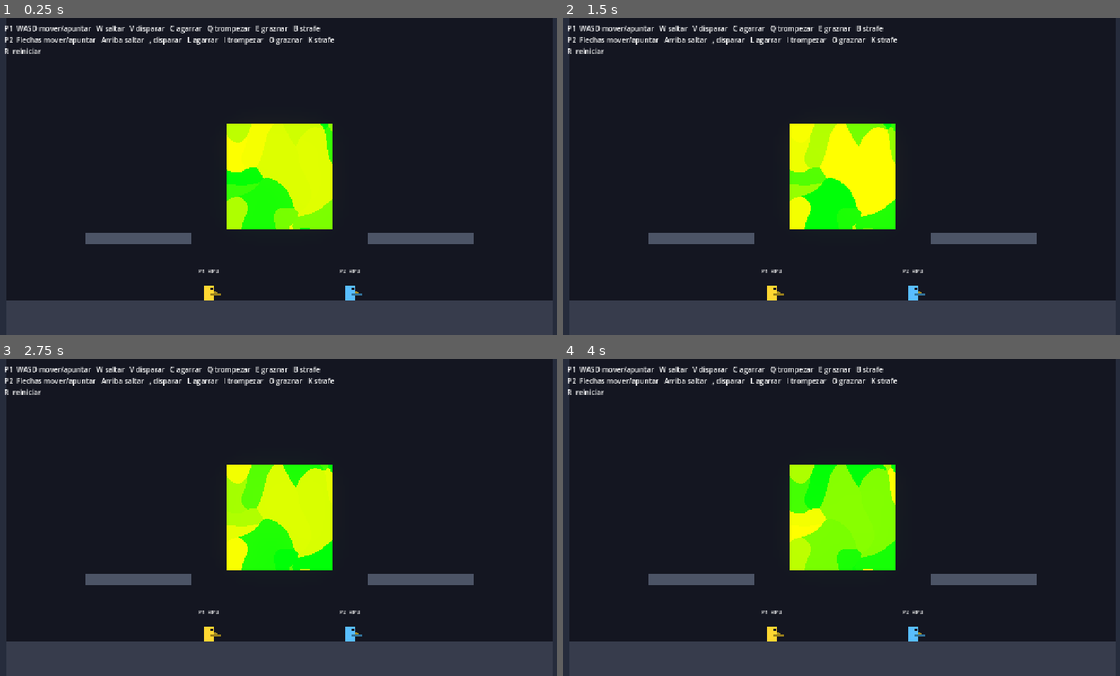
Above: before the commit, frames 1-4 (two rows, left to right).
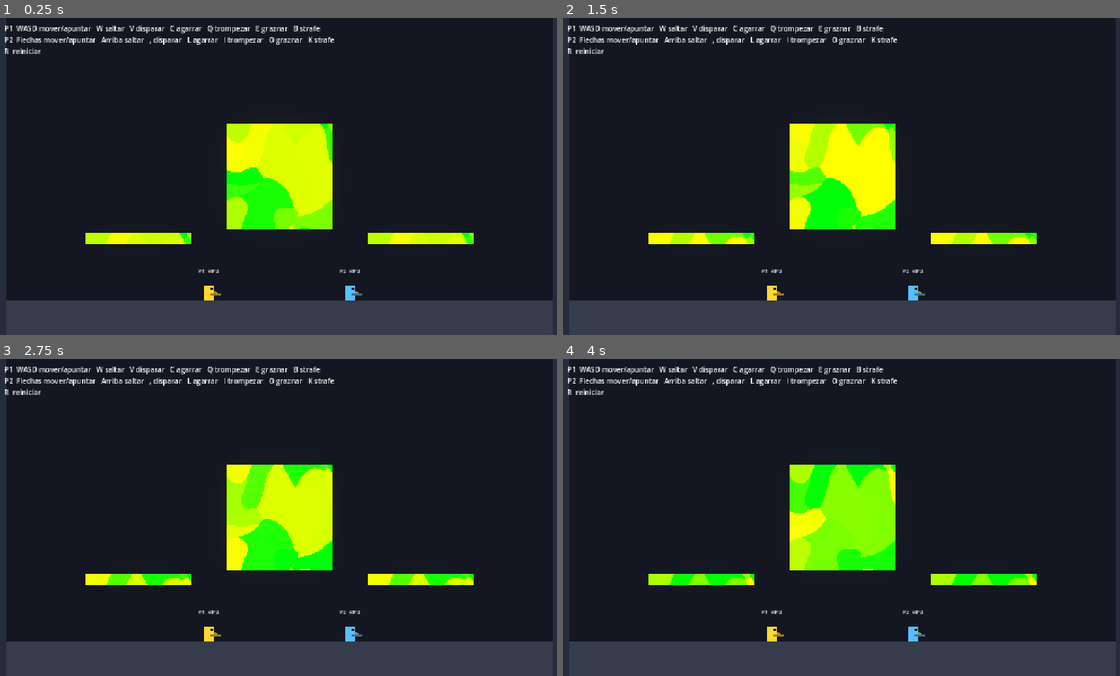
Above: after the commit, the same moments.

Repository: AdriR1ze/ONIET_Rounds
Game: Godot game, scene res://levels/test_level.tscn
Same seed, same stepped clock (60 frames per second), same inputs: the game is played once before the commit and once after it.
Inputs:
- Up to frame 1 (0.25 s): no input
- Up to frame 2 (1.5 s): no input
- Up to frame 3 (2.75 s): no input
- Up to frame 4 (4 s): no input

The runs differ from the first frame. In frame 1, 1.4% of the frame differs, in the area x 15-86%, y 67-72%; in frame 2, 1.4%; in frame 3, 1.4%; in frame 4, 1.4%.

Commit message:
arreglo shader y material

Diff:
--- /dev/null
+++ b/rounds/effects/material_paredes.tres
@@ -0,0 +1,24 @@
+[gd_resource type="ShaderMaterial" format=3 uid="uid://ccwrfo4kar0t2"]
+
+[ext_resource type="Shader" uid="uid://liu6cn6d71xg" path="res://effects/neon_grid.gdshader" id="1_ffcn0"]
+
+[sub_resource type="Gradient" id="Gradient_neon"]
+colors = PackedColorArray(0, 1, 0.05, 1, 1, 1, 0, 1)
+
+[sub_resource type="GradientTexture2D" id="GradientTexture2D_neon"]
+gradient = SubResource("Gradient_neon")
+width = 256
+height = 1
+fill_from = Vector2(0.9747475, 0)
+fill_to = Vector2(0, 0)
+metadata/_snap_enabled = true
+
+[resource]
+shader = ExtResource("1_ffcn0")
+shader_parameter/palette = SubResource("GradientTexture2D_neon")
+shader_parameter/cell_size = 80.0
+shader_parameter/jitter = 2.0
+shader_parameter/skip_chance = 0.55
+shader_parameter/warp_amount = 1.5
+shader_parameter/warp_scale = 1.0
+shader_parameter/color_speed = 0.6
--- a/rounds/effects/neon_grid.gdshader
+++ b/rounds/effects/neon_grid.gdshader
@@ -4,7 +4,8 @@
 // GradientTexture2D asignado a "palette". Con 2+ colores interpola solo.
 uniform sampler2D palette : source_color, hint_default_white;
 
-uniform vec2 cell_count = vec2(3.0, 3.0);
+// Tamaño de cada subdivisión en píxeles (independiente de la forma del objeto).
+uniform float cell_size = 80.0;
 uniform float jitter = 2.0;
 uniform float skip_chance = 0.55;
 
@@ -12,6 +13,8 @@
 uniform float warp_scale = 1.0;
 
 uniform float color_speed = 0.6;
+
+varying vec2 local_pos;
 
 float hash21(vec2 p) {
 	p = fract(p * vec2(123.34, 456.21));
@@ -30,11 +33,15 @@
 	return mix(mix(a, b, f.x), mix(c, d, f.x), f.y);
 }
 
+void vertex() {
+	local_pos = VERTEX;
+}
+
 void fragment() {
-	vec2 uv = UV;
+	vec2 uv = local_pos / cell_size;
 
-	vec2 warp = vec2(noise(uv * warp_scale * cell_count), noise(uv * warp_scale * cell_count + 31.7)) - 0.5;
-	vec2 warped = uv * cell_count + warp * warp_amount;
+	vec2 warp = vec2(noise(uv * warp_scale), noise(uv * warp_scale + 31.7)) - 0.5;
+	vec2 warped = uv + warp * warp_amount;
 
 	vec2 base_cell = floor(warped);
 
--- a/rounds/effects/neon_square.tscn
+++ b/rounds/effects/neon_square.tscn
@@ -1,6 +1,6 @@
 [gd_scene format=3 uid="uid://duqg21rb7pf1l"]
 
-[ext_resource type="Shader" uid="uid://liu6cn6d71xg" path="res://effects/neon_grid.gdshader" id="1_shader"]
+[ext_resource type="Material" uid="uid://ccwrfo4kar0t2" path="res://effects/material_paredes.tres" id="1_od7ur"]
 
 [sub_resource type="Environment" id="Environment_glow"]
 background_mode = 3
@@ -10,34 +10,13 @@
 glow_hdr_threshold = 0.8
 glow_hdr_scale = 1.0
 
-[sub_resource type="Gradient" id="Gradient_neon"]
-colors = PackedColorArray(0, 1, 0.05, 1, 1, 1, 0, 1)
-
-[sub_resource type="GradientTexture2D" id="GradientTexture2D_neon"]
-gradient = SubResource("Gradient_neon")
-width = 256
-height = 1
-fill_from = Vector2(0.9747475, 0)
-fill_to = Vector2(0, 0)
-metadata/_snap_enabled = true
-
-[sub_resource type="ShaderMaterial" id="ShaderMaterial_neon"]
-shader = ExtResource("1_shader")
-shader_parameter/palette = SubResource("GradientTexture2D_neon")
-shader_parameter/cell_count = Vector2(3, 3)
-shader_parameter/jitter = 2.0
-shader_parameter/skip_chance = 0.55
-shader_parameter/warp_amount = 1.5
-shader_parameter/warp_scale = 1.0
-shader_parameter/color_speed = 0.6
-
 [node name="NeonSquare" type="Node2D" unique_id=1627370783]
 
 [node name="WorldEnvironment" type="WorldEnvironment" parent="." unique_id=492273391]
 environment = SubResource("Environment_glow")
 
 [node name="Square" type="ColorRect" parent="." unique_id=1487757359]
-material = SubResource("ShaderMaterial_neon")
+material = ExtResource("1_od7ur")
 offset_left = -120.0
 offset_top = -120.0
 offset_right = 120.0
--- a/rounds/levels/test_level.tscn
+++ b/rounds/levels/test_level.tscn
@@ -4,11 +4,12 @@
 [ext_resource type="PackedScene" path="res://player/player_1.tscn" id="2_p1"]
 [ext_resource type="PackedScene" path="res://player/player_2.tscn" id="3_p2"]
 [ext_resource type="PackedScene" path="res://world/ground.tscn" id="4_ground"]
+[ext_resource type="Material" uid="uid://ccwrfo4kar0t2" path="res://effects/material_paredes.tres" id="5_4n8tn"]
 [ext_resource type="PackedScene" path="res://world/wall.tscn" id="5_wall"]
-[ext_resource type="PackedScene" path="res://world/platform.tscn" id="6_platform"]
+[ext_resource type="PackedScene" uid="uid://do3fdo0d7lyhb" path="res://world/platform.tscn" id="6_platform"]
 [ext_resource type="PackedScene" path="res://ui/upgrade_screen.tscn" id="9_screen"]
 [ext_resource type="Script" uid="uid://ivdjn1t4pjc3" path="res://run/run_controller.gd" id="10_run"]
-[ext_resource type="PackedScene" path="res://effects/neon_square.tscn" id="11_neon"]
+[ext_resource type="PackedScene" uid="uid://duqg21rb7pf1l" path="res://effects/neon_square.tscn" id="11_neon"]
 
 [node name="TestLevel" type="Node2D" unique_id=1689345500]
 script = ExtResource("1_level")
@@ -26,9 +27,11 @@
 position = Vector2(320, 500)
 
 [node name="PlatformRight" parent="." unique_id=796938243 instance=ExtResource("6_platform")]
+material = ExtResource("5_4n8tn")
 position = Vector2(960, 500)
 
 [node name="PlatformTop" parent="." unique_id=439660679 instance=ExtResource("6_platform")]
+material = ExtResource("5_4n8tn")
 position = Vector2(640, 360)
 
 [node name="NeonSquare" parent="." unique_id=1191904555 instance=ExtResource("11_neon")]
--- a/rounds/world/platform.tscn
+++ b/rounds/world/platform.tscn
@@ -1,15 +1,19 @@
-[gd_scene load_steps=2 format=3]
+[gd_scene format=3 uid="uid://do3fdo0d7lyhb"]
+
+[ext_resource type="Material" uid="uid://ccwrfo4kar0t2" path="res://effects/material_paredes.tres" id="1_8mya0"]
 
 [sub_resource type="RectangleShape2D" id="RectangleShape2D_platform"]
 size = Vector2(240, 24)
 
-[node name="Platform" type="StaticBody2D"]
-collision_layer = 1
+[node name="Platform" type="StaticBody2D" unique_id=1447520072]
 collision_mask = 0
 
-[node name="CollisionShape2D" type="CollisionShape2D" parent="."]
+[node name="CollisionShape2D" type="CollisionShape2D" parent="." unique_id=260764695]
 shape = SubResource("RectangleShape2D_platform")
 
-[node name="Visual" type="Polygon2D" parent="."]
-color = Color(0.3, 0.33, 0.4, 1)
-polygon = PackedVector2Array(-120, -12, 120, -12, 120, 12, -120, 12)
+[node name="ColorRect" type="ColorRect" parent="." unique_id=1338604436]
+material = ExtResource("1_8mya0")
+offset_left = -120.0
+offset_top = -12.0
+offset_right = 120.0
+offset_bottom = 12.0
